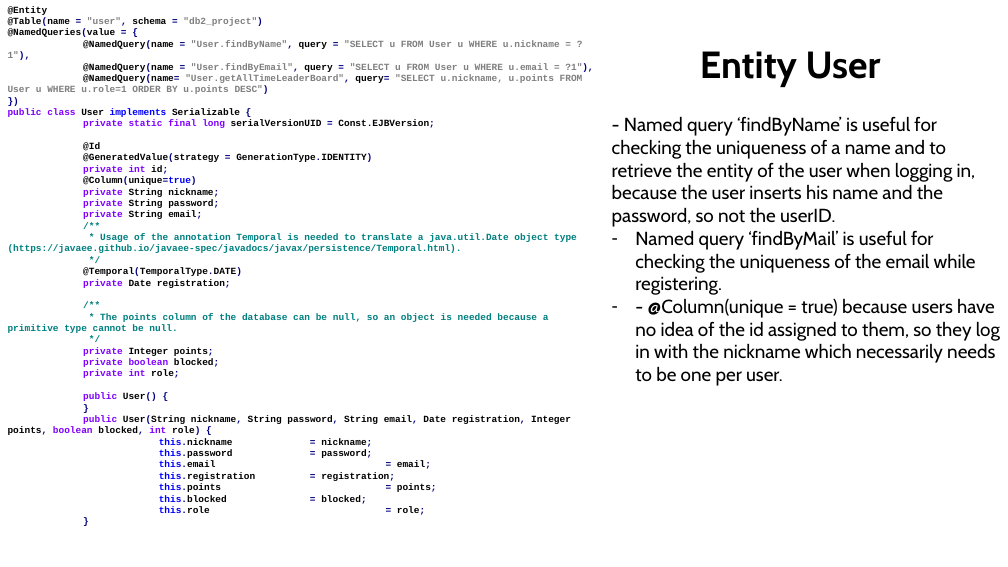
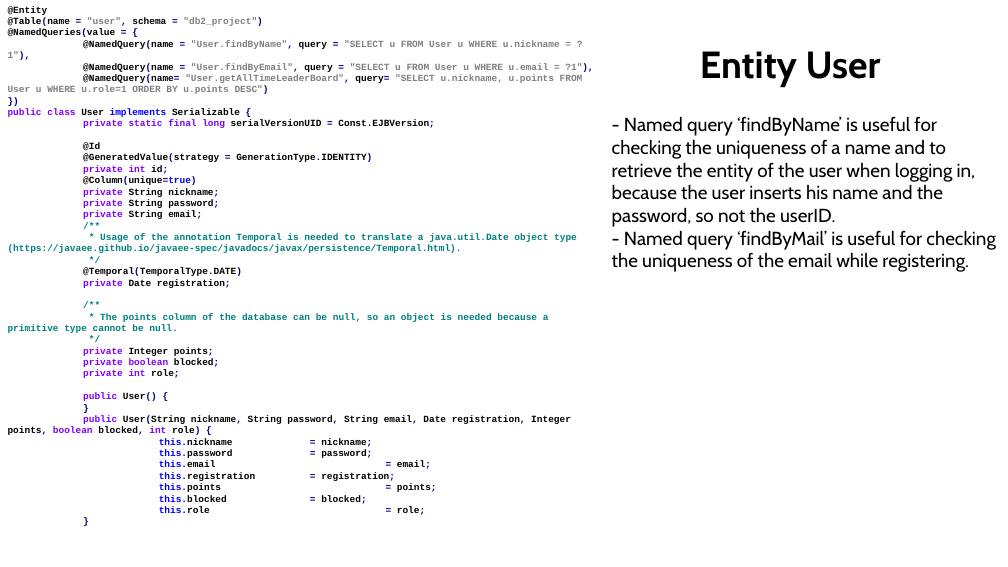
Before and after one commit to marcoPetriPolimi/db2-polimiProject-2020-2021, a slide deck: slide 26 of Presentazione.pptx. Drawn at 1008x567 pixels with LibreOffice and Linux fonts; fonts in the diff are those of the drawing. Boxes give left, top, right and bottom in pixels: in the first picture for what was removed or moved away, otherwise in the second. Text is boxed around its words. In the diff, an @@ line names an element or a change of style, - is before the commit and + after.

```diff
--- a/Presentazione.pptx
+++ b/Presentazione.pptx
@@ text at [612, 230, 996, 272]: text changed @@
-– Named query ‘findByMail’ is useful for checking the uniqueness of the email while registering.
-– - @Column(unique = true) because users have no idea of the id assigned to them, so they log in with the nickname which necessarily needs to be one per user.
+- Named query ‘findByMail’ is useful for checking the uniqueness of the email while registering.
```
Also in this commit, not shown: 13 other slides changed.
